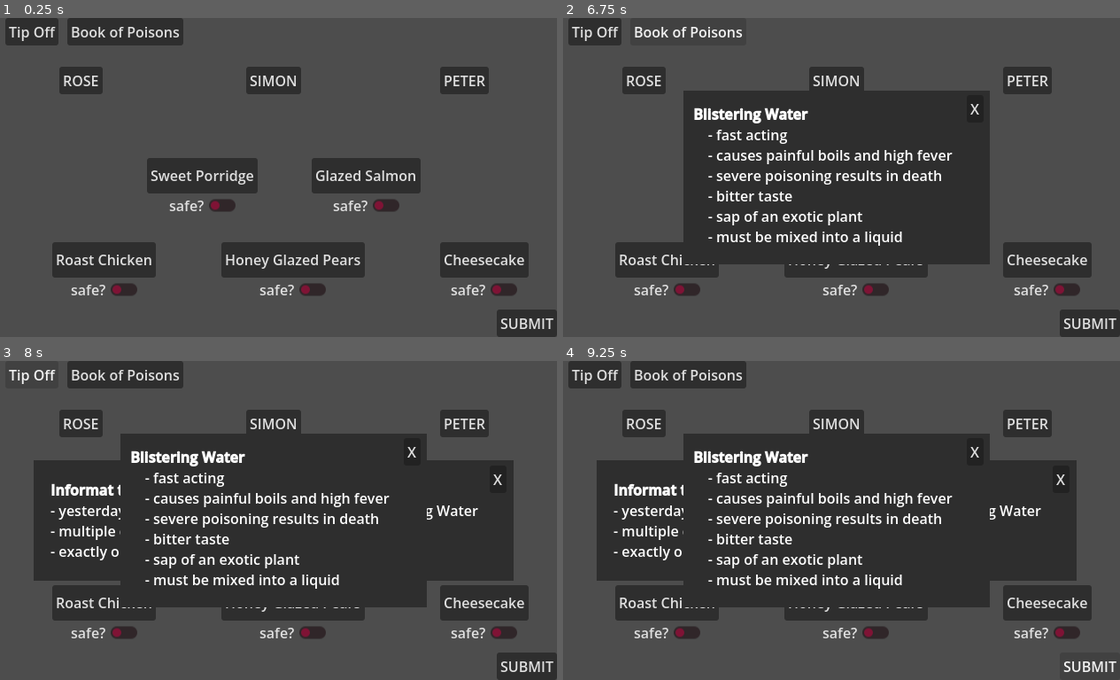
Above: before the commit, frames 1-4 (two rows, left to right).
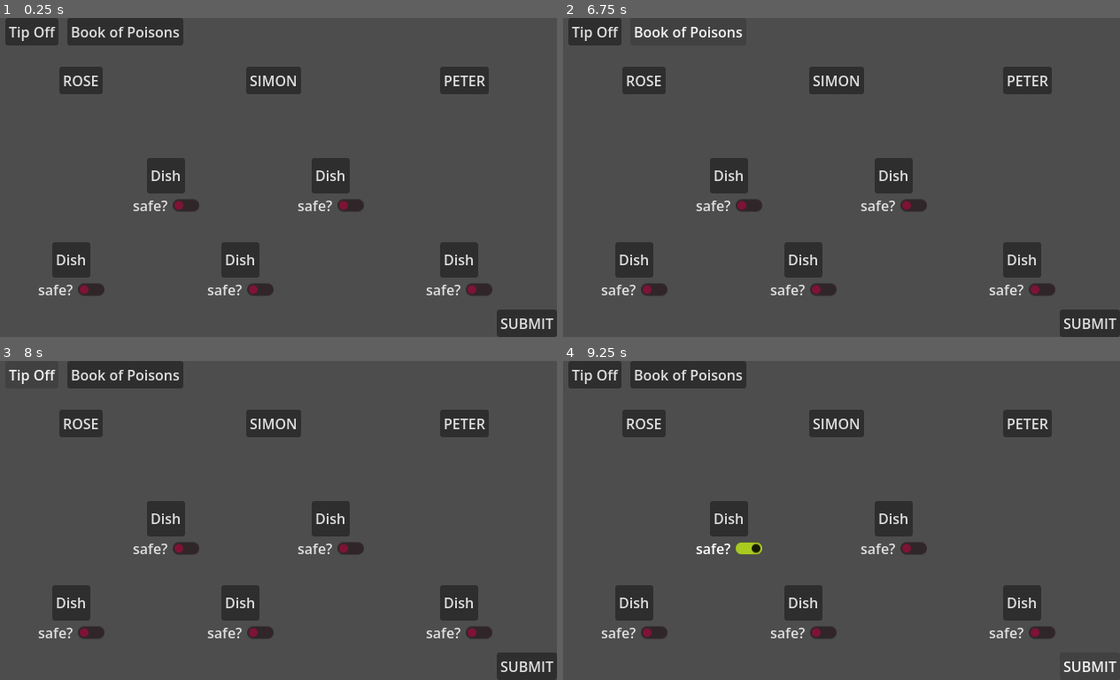
Above: after the commit, the same moments.

Repository: krstnvz/brackeys-gamejam
Game: Godot game, scene res://scenes/Main.tscn
Two runs of this game, one before a commit and one after it. Both use one fixed random seed, a clock stepped at 60 frames per second and the inputs below.
Inputs:
- Up to frame 1 (0.25 s): no input
- Up to frame 2 (6.75 s): click "Sweet Porridge" (after the commit: "Dish") at 0.5 s; click "Glazed Salmon" (after the commit: "Dish") at 1.25 s; click "Roast Chicken" (after the commit: "Dish") at 2 s; click "Honey Glazed Pears" (after the commit: "Dish") at 2.75 s; click "Cheesecake" (after the commit: "Dish") at 3.5 s; click "ROSE" at 4.25 s; click "SIMON" at 5 s; click "PETER" at 5.75 s; click "Book of Poisons" at 6.5 s
- Up to frame 3 (8 s): click "Tip Off" at 7.25 s
- Up to frame 4 (9.25 s): click "safe?" at 8 s; click "SUBMIT" at 8.75 s

The runs differ from the first frame. In frame 1, 9.9% of the frame differs, in the area x 6-95%, y 43-87%; in frame 2, 32%; in frame 3, 43%; in frame 4, 43%, in the area x 6-95%, y 22-87%.
Error after the commit: Parse Error: Could not resolve external class member "ingredients". (res://scripts/dish.gd:13)

Commit message:
cleanup：unify ingredients

Diff:
--- a/scripts/dish.gd
+++ b/scripts/dish.gd
@@ -11,7 +11,7 @@
 	print("made by: " + CookData.Cooks.keys()[dish.cook])
 	print("contains: ")
 	for ingredient in dish.ingredients:
-		print(DishData.Ingredients.keys()[ingredient])
+		print(IngredientsData.Ingredient.keys()[ingredient])
 
 func is_dish_safe() -> bool:
 	return !dish.poisoned
--- a/scripts/dish_data.gd
+++ b/scripts/dish_data.gd
@@ -1,10 +1,7 @@
 class_name DishData
 extends Resource
 
-enum Ingredients { SUGAR, EGG, MILK, BUTTER, SAFFRON, OATS, SALMON, LEMON, DILL, SALT,
-	CHICKEN, CARROT, PARSNIP, ONION, ROSEMARY, PEAR, CINNAMON, HONEY, RASPBERRY, STRAWBERRY, CREAM_CHEESE }
-
 @export var name: String = ""
 @export var cook: CookData.Cooks = 0
-@export var ingredients: Array[Ingredients] = []
+@export var ingredients: Array[IngredientsData.Ingredient] = []
 @export var poisoned: bool = false
--- a/scripts/overlay_visibility.gd
+++ b/scripts/overlay_visibility.gd
@@ -7,5 +7,5 @@
 func _on_cancel_button_button_up() -> void:
 	visible = false
 
-func _on_tip_off_button_button_up() -> void:
+func _on_visibility_button_up() -> void:
 	visible = false if visible else true
